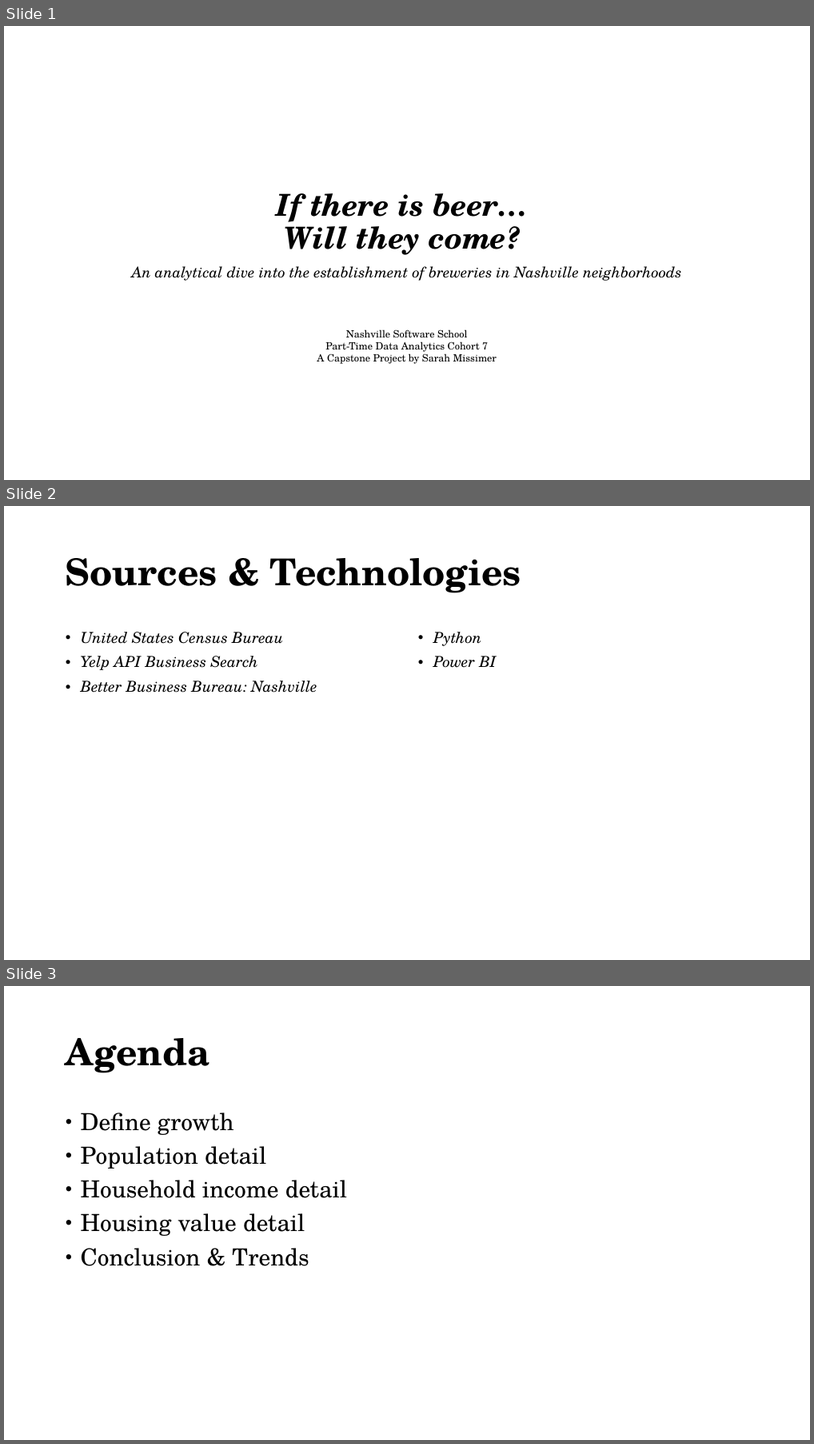
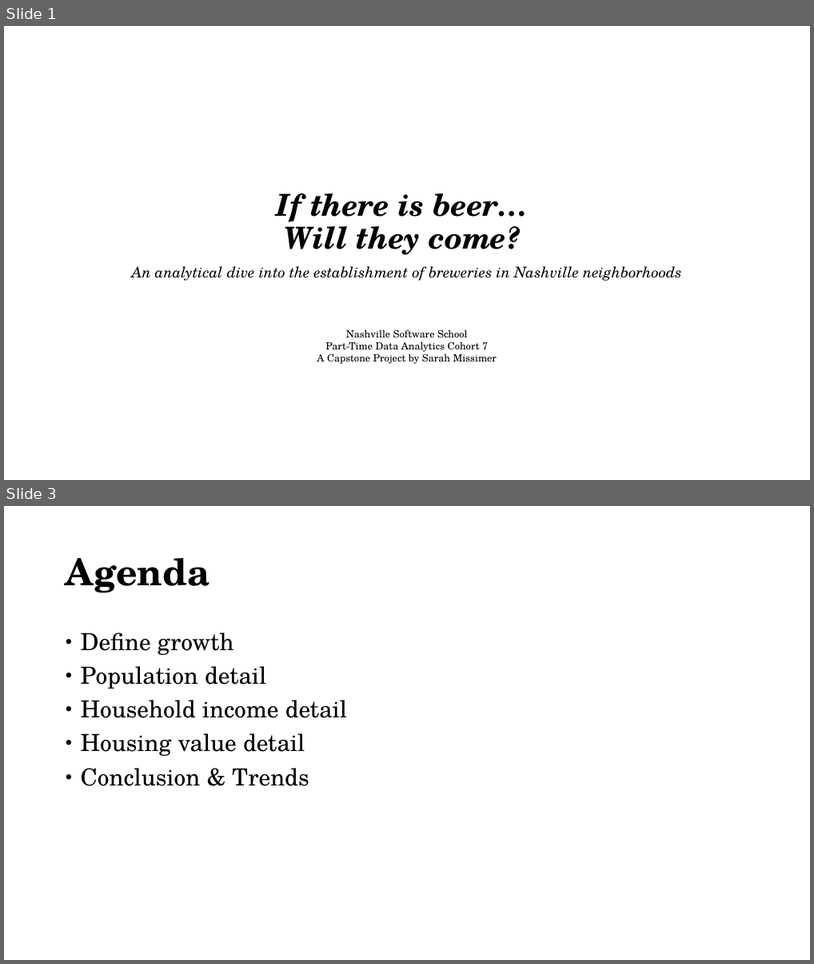
Before and after one commit to sarahmissimer/breweries-middletn, a slide deck: presentation/Breweries Capstone.pptm. Shown one above the other, each under a label of ours: slides 1, 2 and 3 before the commit, slides 1 and 3 after it; the slides between them are not shown. The pictures are 814x1444 and 814x964 pixels, drawn with LibreOffice and Linux fonts; fonts in the diff are those of the drawing. Boxes give left, top, right and bottom in pixels: in the first picture for what was removed or moved away, otherwise in the second. Text is boxed around its words. In the diff, an @@ line names an element or a change of style, - is before the commit and + after.

```diff
--- a/presentation/Breweries Capstone.pptm
+++ b/presentation/Breweries Capstone.pptm
@@ slide 2 removed at (4, 506, 810, 960), background #FFFFFF @@
@@ title removed at (66, 558, 522, 593) @@
-Sources & Technologies
@@ text removed at (81, 632, 318, 692) @@
-• United States Census Bureau
-• Yelp API Business Search
-• Better Business Bureau: Nashville
@@ text removed at (434, 632, 496, 668) @@
-• Python
-• Power BI
```
Also in this commit, not shown: 4 slides changed, 7 slides added, 2 other files.
